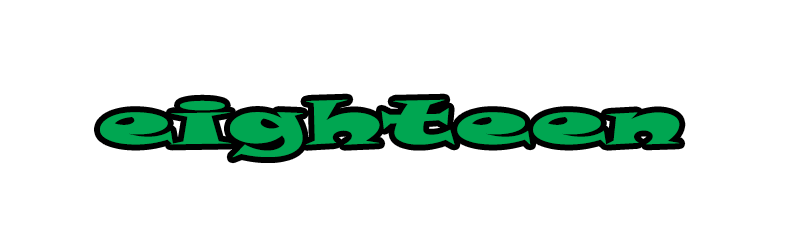
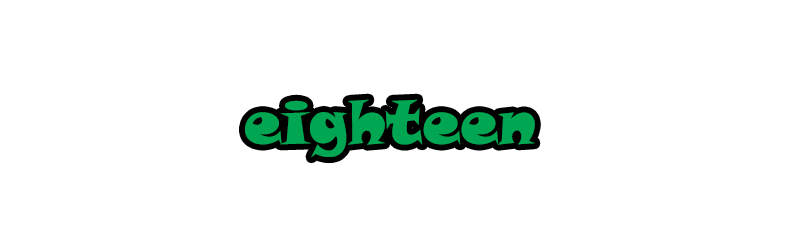
Revision of a layered 812×249 image; what changed, layer by layer:
painted on "eighteen" over [100, 99, 680, 158]
